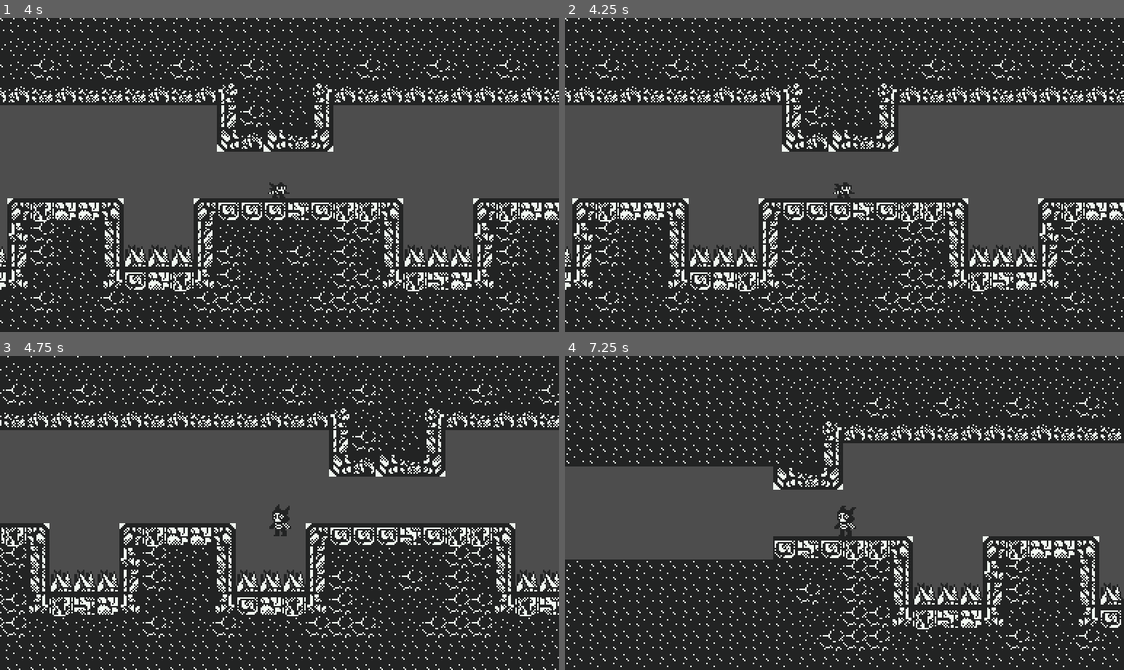
Above: before the commit, frames 1-4 (two rows, left to right).
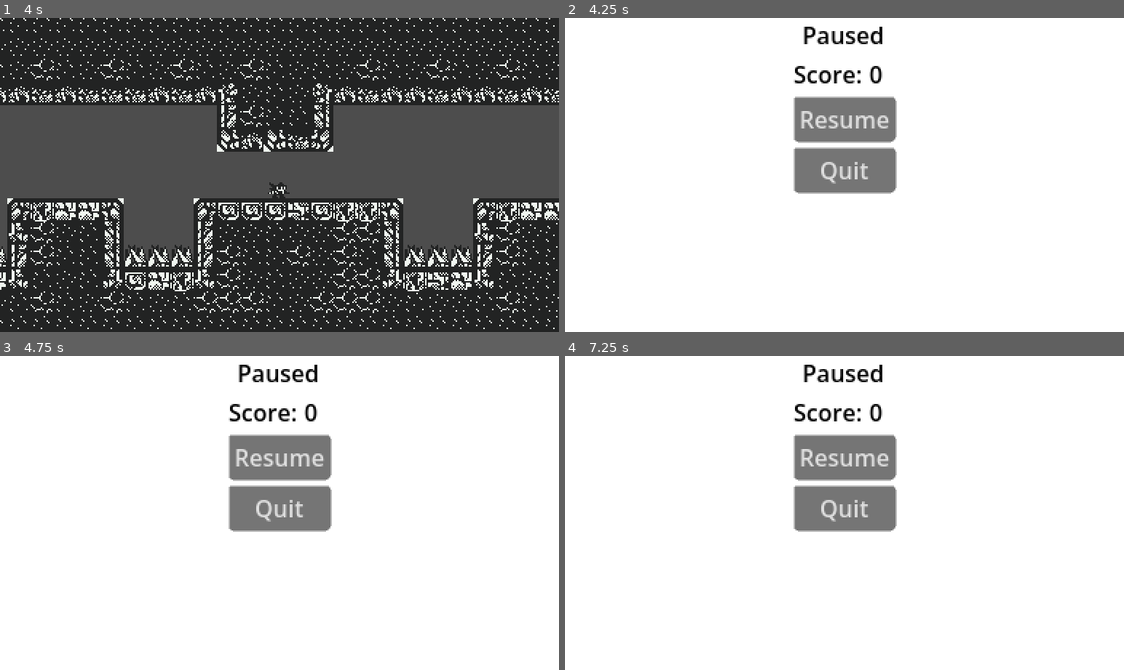
Above: after the commit, the same moments.

Repository: SpeedOfSmell/cryptid-caper
Game: Godot game, scene res://assets/game/game_manager.tscn
Two runs of this game, one before a commit and one after it. Both use one fixed random seed, a clock stepped at 60 frames per second and the inputs below.
Inputs:
- Up to frame 1 (4 s): tap Enter at 0.5, 2.75 s; hold S (duck) 0.53-1.28 s; hold D (walk_right) 0.53-2.03 s; tap Space (jump) at 0.77, 1.25, 1.52, 3.02, 3.77 s; tap S (duck) at 1.35, 2.85 s; hold A (walk_left) 2.03-2.78 s; hold S (duck) 2.03-2.78 s; hold D (walk_right) from 2.78 s (still down); hold S (duck) from 3.53 s (still down)
- Up to frame 2 (4.25 s): keep holding D (walk_right); keep holding S (duck); tap Escape (pause, bound only after the commit) at 4.15 s
- Up to frame 3 (4.75 s): release D (walk_right) at 4.28 s; release S (duck) at 4.28 s; hold A (walk_left) from 4.28 s (still down); tap S (duck) at 4.35 s; tap Space (jump) at 4.52 s
- Up to frame 4 (7.25 s): release A (walk_left) at 5.03 s; hold D (walk_right) 5.03-5.78 s; hold S (duck) 5.03-5.78 s; tap Space (jump) at 5.75, 6.02, 6.77 s; hold A (walk_left) from 5.78 s (still down); tap S (duck) at 5.85 s; hold S (duck) from 6.53 s (still down)

Frame 1 is identical in both runs. In frame 2, 92% of the frame differs, in the area x 0-100%, y 0-100%; in frame 3, 91%; in frame 4, 94%.

Commit message:
add pause menu placeholder

Diff:
--- /dev/null
+++ b/assets/global/label_settings.tres
@@ -0,0 +1,4 @@
+[gd_resource type="LabelSettings" format=3 uid="uid://b3m4nbdxi31eb"]
+
+[resource]
+font_color = Color(0, 0, 0, 1)
--- /dev/null
+++ b/assets/global/pause_menu/pause_menu.gd
@@ -0,0 +1,48 @@
+extends CanvasLayer
+
+@onready var _score_label: Label = %ScoreValueLabel
+
+# Called when the node enters the scene tree for the first time.
+func _ready():
+	#PlayerManager.score_changed.connect(_update_score)
+	pass
+
+
+# Called every frame. 'delta' is the elapsed time since the previous frame.
+func _process(delta):
+	pass
+
+func _unhandled_input(event: InputEvent) -> void:
+	if event.is_action_pressed("pause"):
+		_toggle()
+		get_viewport().set_input_as_handled()
+
+
+func _toggle() -> void:
+	# always allow closing; only gate opening on can_pause
+	if visible:
+		_close()
+	else:
+		_open()
+
+
+func _open():
+	#AudioManager.play_sfx(pause_open_sfx)
+	_refresh()
+	visible = true
+	get_tree().paused = true
+
+
+func _close():
+	#AudioManager.play_sfx(pause_closed_sfx)
+	visible = false
+	#popup_window.hide()
+	get_tree().paused = false
+
+
+func _refresh():
+	_score_label.text = str(PlayerManager.get_score())
+
+
+func _update_score(score: int):
+	_score_label.text = str(score)
--- /dev/null
+++ b/assets/global/pause_menu/pause_menu.tscn
@@ -0,0 +1,62 @@
+[gd_scene format=3 uid="uid://mjnwtqq0fvx0"]
+
+[ext_resource type="LabelSettings" uid="uid://b3m4nbdxi31eb" path="res://assets/global/label_settings.tres" id="1_4jdrg"]
+[ext_resource type="Script" uid="uid://cvq7w15jctxe1" path="res://assets/global/pause_menu/pause_menu.gd" id="1_script"]
+
+[node name="PauseMenu" type="CanvasLayer" unique_id=1184906971]
+visible = false
+script = ExtResource("1_script")
+
+[node name="ColorRect" type="ColorRect" parent="." unique_id=785679856]
+anchors_preset = 15
+anchor_right = 1.0
+anchor_bottom = 1.0
+grow_horizontal = 2
+grow_vertical = 2
+
+[node name="MenuPanel" type="Panel" parent="." unique_id=207055466]
+anchors_preset = 13
+anchor_left = 0.5
+anchor_right = 0.5
+anchor_bottom = 1.0
+grow_horizontal = 2
+grow_vertical = 2
+size_flags_horizontal = 3
+
+[node name="MarginContainer" type="MarginContainer" parent="MenuPanel" unique_id=169138894]
+layout_mode = 1
+anchors_preset = 15
+anchor_right = 1.0
+anchor_bottom = 1.0
+grow_horizontal = 2
+grow_vertical = 2
+
+[node name="VBoxContainer" type="VBoxContainer" parent="MenuPanel/MarginContainer" unique_id=1146218313]
+layout_mode = 2
+
+[node name="TitleLabel" type="Label" parent="MenuPanel/MarginContainer/VBoxContainer" unique_id=212797571]
+layout_mode = 2
+text = "Paused"
+label_settings = ExtResource("1_4jdrg")
+horizontal_alignment = 1
+
+[node name="HBoxContainer" type="HBoxContainer" parent="MenuPanel/MarginContainer/VBoxContainer" unique_id=1129213417]
+layout_mode = 2
+
+[node name="ScoreLabel" type="Label" parent="MenuPanel/MarginContainer/VBoxContainer/HBoxContainer" unique_id=238028931]
+layout_mode = 2
+text = "Score:"
+label_settings = ExtResource("1_4jdrg")
+
+[node name="ScoreValueLabel" type="Label" parent="MenuPanel/MarginContainer/VBoxContainer/HBoxContainer" unique_id=1486386068]
+unique_name_in_owner = true
+layout_mode = 2
+label_settings = ExtResource("1_4jdrg")
+
+[node name="ResumeButton" type="Button" parent="MenuPanel/MarginContainer/VBoxContainer" unique_id=617632810]
+layout_mode = 2
+text = "Resume"
+
+[node name="QuitButton" type="Button" parent="MenuPanel/MarginContainer/VBoxContainer" unique_id=399878621]
+layout_mode = 2
+text = "Quit"
--- a/assets/global/player_manager/player_manager.gd
+++ b/assets/global/player_manager/player_manager.gd
@@ -31,6 +31,9 @@
 func add_score(amount: int) -> void:
 	data.score += amount
 	score_changed.emit(data.score)
+
+func get_score() -> int:
+	return data.score
 
 func get_upgrade_level(type: Upgrade.UpgradeType) -> int:
 	return data.upgrades.get(type, 0) #i mean, do we need this? or can we just do data.upgrades.get from the consumer. maybe we keep this just in case for calcs later, safest option
--- a/project.godot
+++ b/project.godot
@@ -19,6 +19,8 @@
 
 PlayerManager="*uid://vnde0omvvvk6"
 AudioManager="*uid://ch2dbl64kt67y"
+States="*uid://dujlikvrn20l1"
+PauseMenu="*uid://mjnwtqq0fvx0"
 
 [display]
 
@@ -54,6 +56,11 @@
 , Object(InputEventKey,"resource_local_to_scene":false,"resource_name":"","device":-1,"window_id":0,"alt_pressed":false …(186 unchanged characters)…
 ]
 }
+pause={
+"deadzone": 0.2,
+"events": [Object(InputEventKey,"resource_local_to_scene":false,"resource_name":"","device":-1,"window_id":0,"alt_pressed":false,"shift_pressed":false,"ctrl_pressed":false,"meta_pressed":false,"pressed":false,"keycode":0,"physical_keycode":4194305,"key_label":0,"unicode":0,"location":0,"echo":false,"script":null)
+]
+}
 
 [physics]
 
Not shown, added: assets/global/pause_menu/pause_menu.gd.uid
